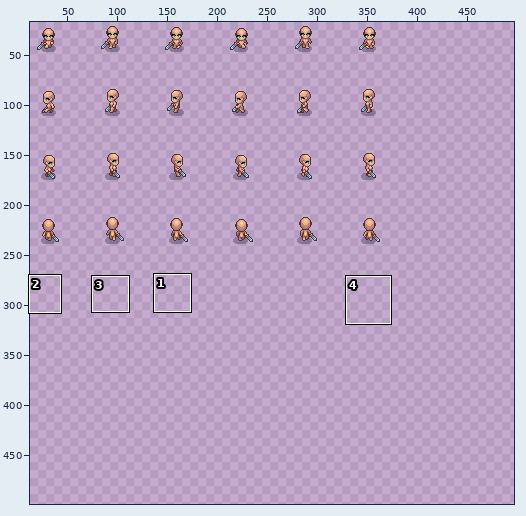
Two versions of one sprite sheet, DiscordiaEnElRancho/public/assets/jugador1.png. Above, an overview of the earlier version with the close-up marked.
Close-up. Before the edit:
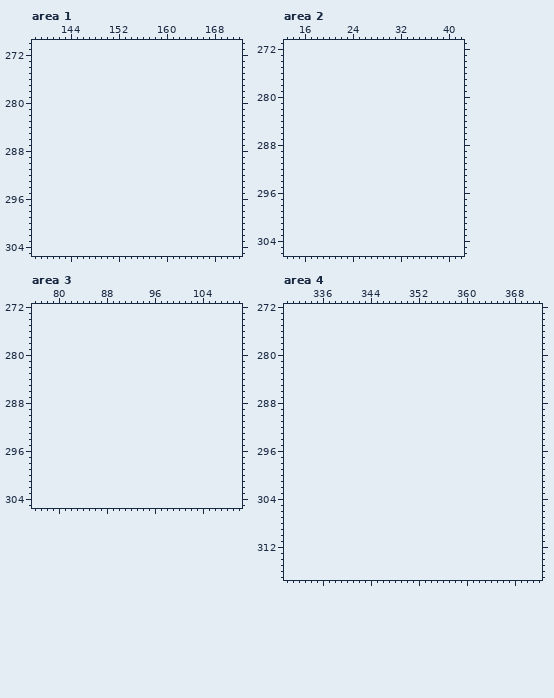
The file is 384x256 pixels. Colours within 5 levels of each other are drawn and written as one. Shown: area 1: x 138..172, y 270..305; area 2: x 13..42, y 271..306; area 3: x 76..110, y 272..305; area 4: x 330..372, y 272..317. The old version is drawn lined up with the new one, on the new canvas. The wide view leaves out empty margins. The commit also changed other parts of the picture, which this record leaves out.
Palette (. is transparent): 
After:
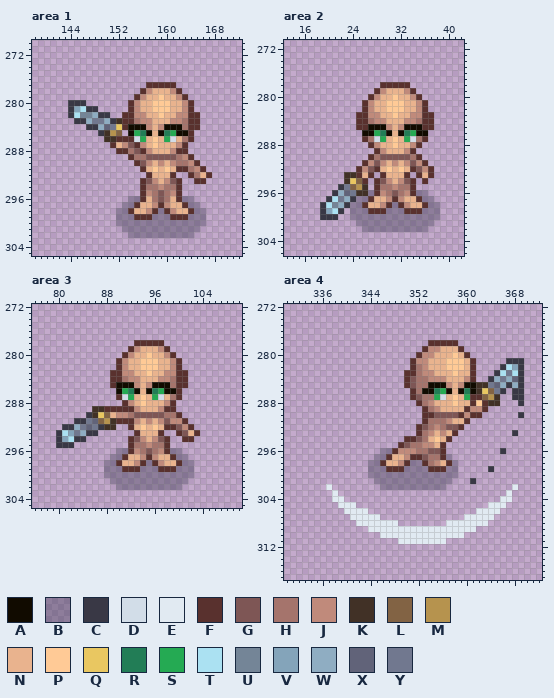
Colours new in this view: A #110b00  B #28283f59  C #393845  D #d2dde8  E #e1eaf2  F #59312e  G #7e5655  H #a5746c  J #c08a7b  K #413126  L #826344  M #b6934e  N #e9b38e  P #ffca96  Q #e9c761  R #227d56  S #25aa53  T #abe1f2  U #748597  V #84a4ba  W #8fadc2  X #616379  Y #71788f
The edit:
canvas 384x256 -> 512x512
Changed rows in their new state; - is an unchanged pixel.
Area 1:
first column x 144:
277 -------------FFFFF------
278 ------------FJNNNJF-----
279 -----------FJNNPNNJF----
280 CCC-------FJNNPPPNNJF---
281 CVTCC-----FJNNPPPNNJF---
282 CTUUWCC--FFJJNNPNNJJFF--
283 -CCWYYWCKFFHJJNNNJJHFF--
284 ---CCWXYQFAAAJNJAAAHFF--
285 -----CKML-ASRANARSAAF---
286 ------KKFFFDSNPNSDNHF---
287 -------FNJGFJNPNNNJF----
288 --------FFHGFJNNNJFF----
289 ----------FHHGGGGGHJF---
290 -----------FGJNJNJHHJF--
291 ------------FNPNPNFFHJF-
292 -------------FNNNF--FHNF
293 ------------FGJNJGF--FF-
294 ------------FHHJHHF-----
295 ------------FJHGHJF-----
296 ----------BBFNHGHNFBB---
297 ---------BBFNNJFJNNFBB--
298 --------BBFNNJFBFJNNFBB-
299 --------BBBFFFBBBFFFBBB-
300 --------BBBBBBBBBBBBBBB-
301 ---------BBBBBBBBBBBBB--
302 ----------BBBBBBBBBBB---
Area 2:
first column x 19:
278 ----------FFFFF-----
279 ---------FJNNNJF----
280 --------FJNNPNNJF---
281 -------FJNNPPPNNJF--
282 -------FJNNPPPNNJF--
283 ------FFJJNNPNNJJFF-
284 ------FFHJJNNNJJHFF-
285 ------FFAAAJNJAAAFF-
286 -------AASRANARSAA--
287 -------FHDSNPNSDHF--
288 --------FJNNPNNJF---
289 ---------FJNNNJF----
290 --------FHGGGGGHF---
291 -------FJGJNJNJGJF--
292 ------FJGFNPNPNFGJF-
293 ----KKFNF-FNNNF-FNF-
294 ----KQLF-FGJNJGF-F--
295 ---CYLMK-FHHJHHF----
296 --CWXYKKBFJHGHJFBB--
297 -CTYWCBBFNNJFJNNFBB-
298 CTUWCBBFNNJFBFJNNFBB
299 CVTC-BBBFFFBBBFFFBBB
300 CCC--BBBBBBBBBBBBBBB
301 ------BBBBBBBBBBBBB-
302 -------BBBBBBBBBBB--
Area 3:
first column x 80:
278 -------------FFFFF------
279 ------------FJNNNJF-----
280 -----------FJNNPNNJF----
281 ----------FJNNPPPNNJF---
282 ----------FJNNPPPNNJF---
283 ---------FFJJNNPNNJJFF--
284 ---------FFHJJNNNJJHFF--
285 ---------FAAAJNJAAAHFF--
286 ----------ASRANARSAAF---
287 ----------FDSNPNSDNHF---
288 -----------FJNPNNNJF----
289 ------KKFFFFFJNNNJFF----
290 -----CKQLNJJHGGGGGHHF---
291 ---CCYXLMKFFFJNJNJGJJF--
292 -CCWYXYCKK--FNPNPNFFGJF-
293 CTVYWCC------FNNNF--FGNF
294 CVTCC-------FGJNJGF--FF-
295 CCC---------FHHJHHF-----
296 ----------BBFJHGHJFBB---
297 ---------BBFNNJFJNNFBB--
298 --------BBFNNJFBFJNNFBB-
299 --------BBBFFFBBBFFFBBB-
300 --------BBBBBBBBBBBBBBB-
301 ---------BBBBBBBBBBBBB--
302 ----------BBBBBBBBBBB---
Area 4:
first column x 337:
278 -----------------FFFFF-----------
279 ----------------FJJNNNF----------
280 ---------------FJJNNNPNF---------
281 --------------FJJNNNPPPNF-----CCC
282 --------------FHJNNNPPPNF----CTVC
283 -------------FFHJJNNNPNNF---CTYTC
284 -------------FGHHJJJNNNJF--CWYWXC
285 -------------FGHHAAAJNJAAKKYXWCWC
286 --------------FHAARSANARAKQLYC-CC
287 --------------FGHHSDNPNSFFLMK--CC
288 ---------------FHJNNNPNNFPFKK---C
289 ----------------FHJNNNNFJJF------
290 ----------------FFGGGGFJFF------C
291 ----------------FHHHJNNF---------
292 ---------------FGHJHGGF----------
293 ---------------FHJNJNF---------C-
294 -------------FFGHNPNF------------
295 ------------FGHHJJNF-------------
296 ---------BBFJJJHHGGF---------C---
297 --------BBFNNJFFGHHFB------------
298 -------BBFNNJFBBFHJNFB-----------
299 -------BBBFFFBBBBFFFBB-----C-----
300 -------BBBBBBBBBBBBBBB-----------
301 --------BBBBBBBBBBBBB---C--------
302 E--------BBBBBBBBBBB-----------E-
303 -E----------------------------E--
304 -EE--------------------------EE--
305 --EEE----------------------EEE---
306 ---EEEE------------------EEEE----
307 ----EEEEE--------------EEEEE-----
308 -----EEEEEEE--------EEEEEEE------
309 -------EEEEEEEEEEEEEEEEEE--------
310 ---------EEEEEEEEEEEEEE----------
311 ------------EEEEEEEE-------------
